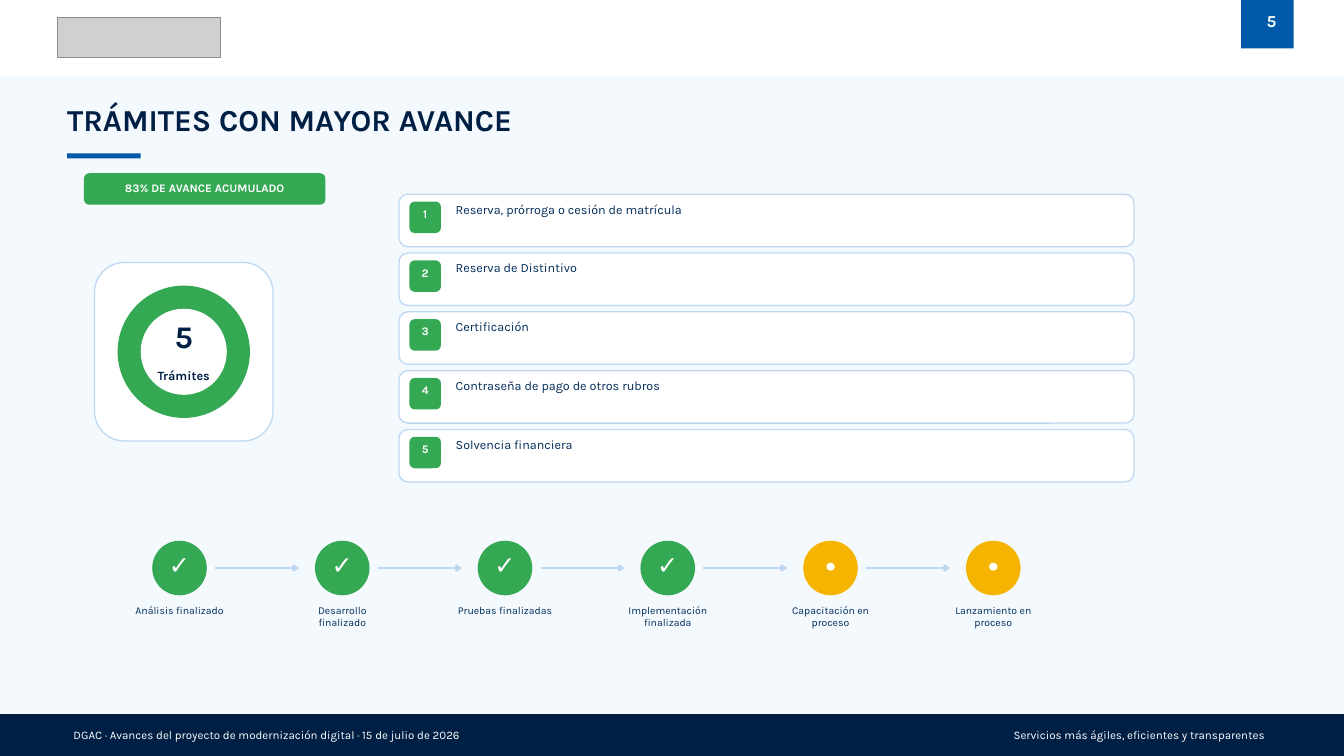
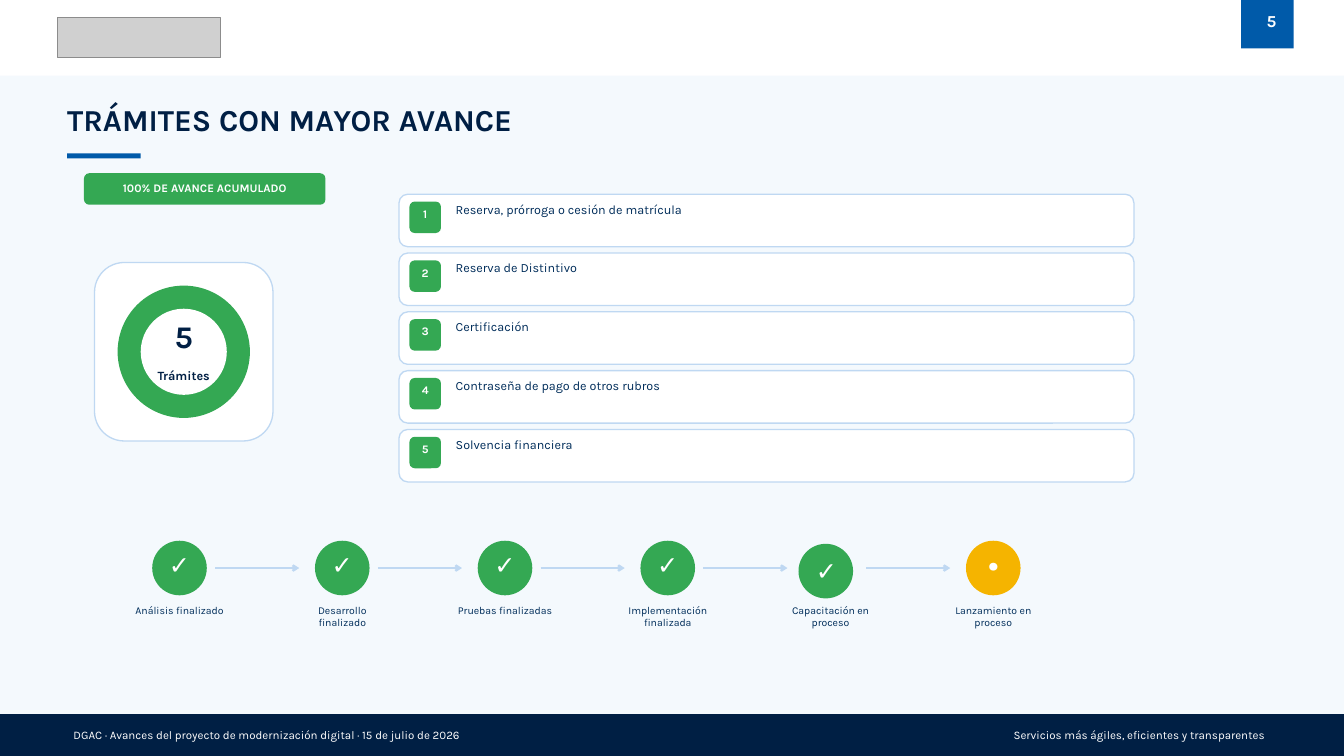
Before and after one commit to fperezm16/SIMPLIFICACION, a slide deck: slide 7 of presentaciones/Presentacion_Avances_Modernizacion_Digital_DGAC_Agenda.pptx (slide 5 before the commit). Drawn at 1344x756 pixels with LibreOffice and Linux fonts; fonts in the diff are those of the drawing; grey boxes stand for pictures. Boxes give left, top, right and bottom in pixels: in the first picture for what was removed or moved away, otherwise in the second. Text is boxed around its words. In the diff, an @@ line names an element or a change of style, - is before the commit and + after.

```diff
--- a/presentaciones/Presentacion_Avances_Modernizacion_Digital_DGAC_Agenda.pptx
+++ b/presentaciones/Presentacion_Avances_Modernizacion_Digital_DGAC_Agenda.pptx
@@ text at (123,184,286,192): text changed @@
-83% DE AVANCE ACUMULADO
+100% DE AVANCE ACUMULADO
@@ ellipse: place and size @@
-ellipse at (803,540,857,595)
+ellipse at (798,543,853,598)
@@ ellipse at (798,543,853,598): fill #F5B400 to #34A853 @@
@@ text added at (813,556,840,586), 24 pt, text #FFFFFF, bold @@
+✓
```
Also in this commit, not shown: 5 other slides changed, 38 other files.
